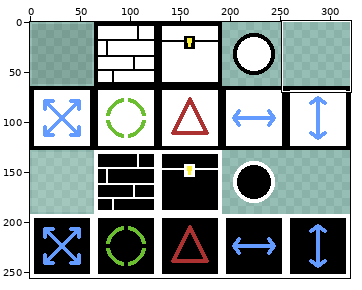
Edited in one commit: pixel-art file (assets/textures.aseprite). Above, an overview of the earlier version with the close-up marked.
Close-up. First the earlier version:
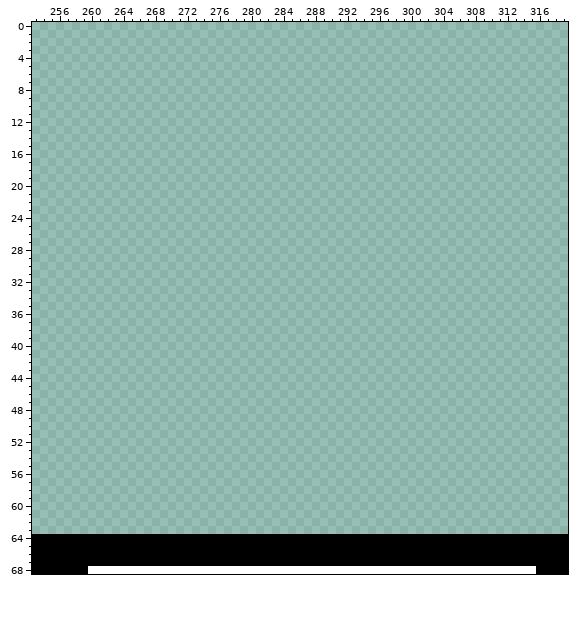
320x256 pixels, 1 frame. Shown: x 253..319, y 0..68. The commit also changed other parts of the picture, which this record leaves out.
After the commit:
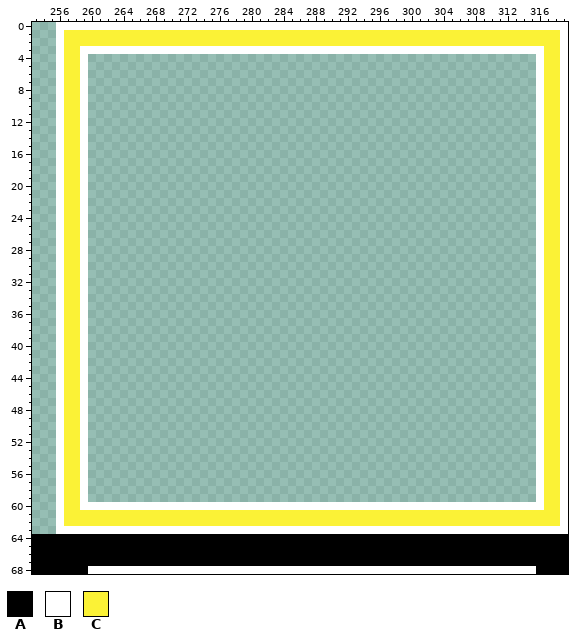
Palette (. is transparent): A #000000  B #ffffff  C #fbf236
Changes in this commit:
The edit adds colour B in row 0 at x 256 to 319; in rows 1 to 2 at x 256 and 319; in row 3 at x 256, 259 to 316 and 319; in rows 4 to 59 at x 256, 259, 316 and 319; in row 60 at x 256, 259 to 316 and 319; in rows 61 to 62 at x 256 and 319.
The edit adds colour B in row 63 at x 256 to 319.
The edit adds colour C in rows 1 to 2 at x 257 to 318; in rows 3 to 60 at x 257 to 258 and 317 to 318; in rows 61 to 62 at x 257 to 318.
Pixel boxes of the changes (left, top, right, bottom) in both close-ups:
added: (56, 22, 568, 534)
